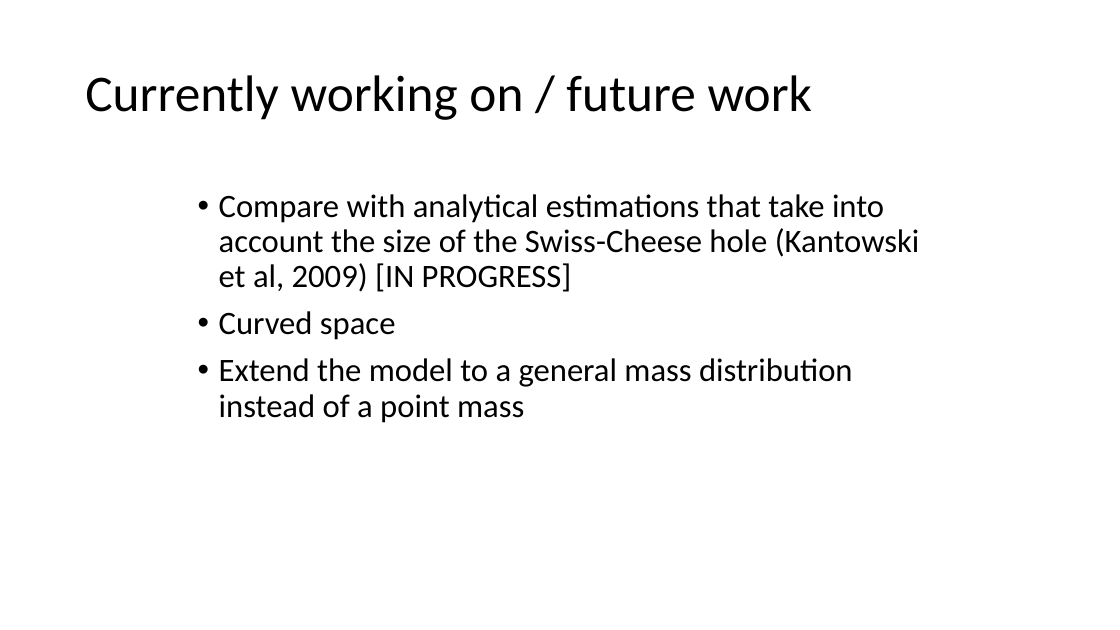
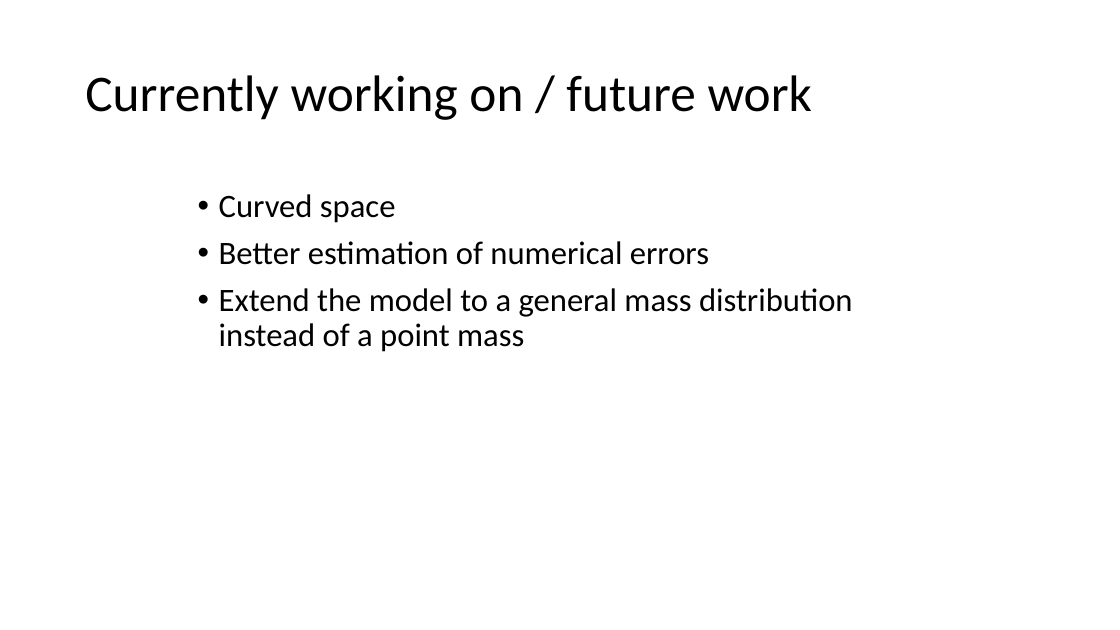
Before and after one commit to lingxz/lightbending, a slide deck: slide 27 of presentation2.pptx (slide 22 before the commit). Drawn at 1120x630 pixels with LibreOffice and Linux fonts; fonts in the diff are those of the drawing. Boxes give left, top, right and bottom in pixels: in the first picture for what was removed or moved away, otherwise in the second. Text is boxed around its words. In the diff, an @@ line names an element or a change of style, - is before the commit and + after.

```diff
--- a/presentation2.pptx
+++ b/presentation2.pptx
@@ text at <box>219,194,920,292</box>: paragraph removed @@
-• Compare with analytical estimations that take into account the size of the Swiss-Cheese hole (Kantowski et al, 2009) [IN PROGRESS]
@@ text at <box>219,241,709,265</box>: paragraph added @@
+• Better estimation of numerical errors
```
Also in this commit, not shown: 11 other slides changed, 17 slides added, 6 other files.
